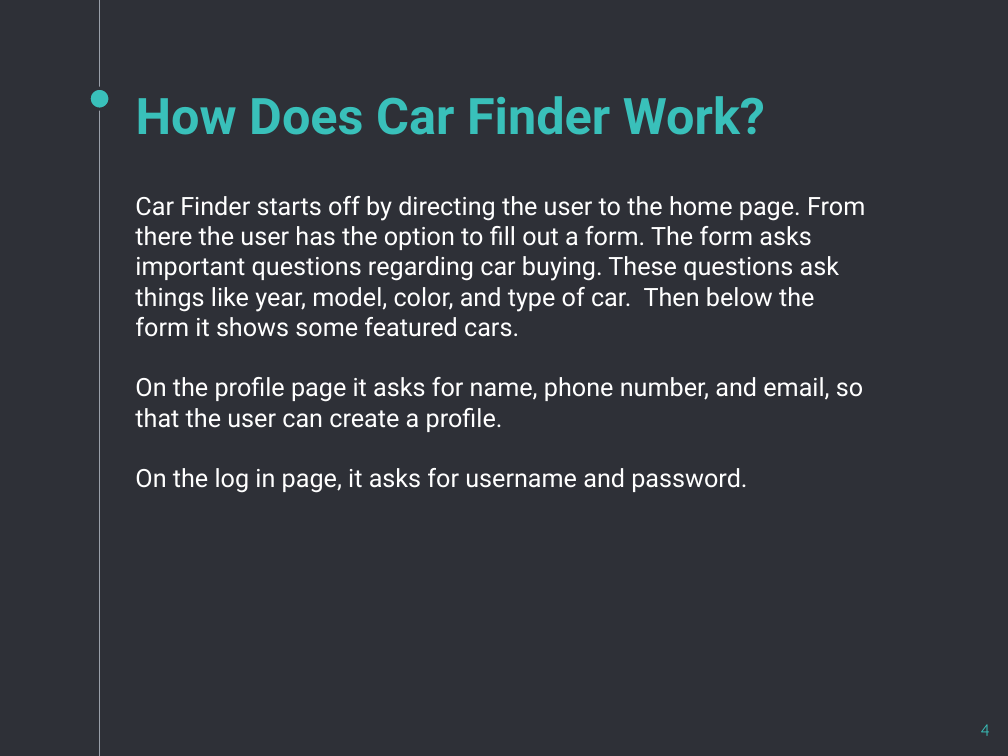
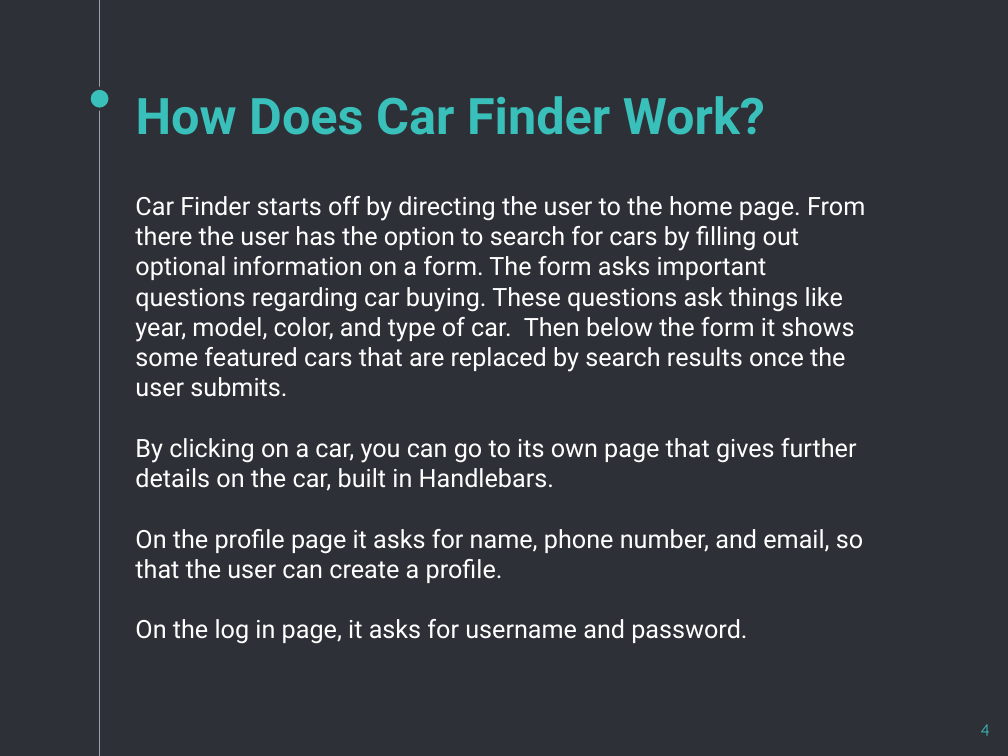
Before and after one commit to xTurbeaux/project2, a slide deck: slide 4 of car finder.pptx. Drawn at 1008x756 pixels with LibreOffice and Linux fonts; fonts in the diff are those of the drawing. Boxes give left, top, right and bottom in pixels: in the first picture for what was removed or moved away, otherwise in the second. Text is boxed around its words. In the diff, an @@ line names an element or a change of style, - is before the commit and + after.

```diff
--- a/car finder.pptx
+++ b/car finder.pptx
@@ text at (135, 196, 865, 491): text changed @@
-Car Finder starts off by directing the user to the home page. From there the user has the option to fill out a form. The form asks important questions regarding car buying. These questions ask things like year, model, color, and type of car. Then below the form it shows some featured cars.
+Car Finder starts off by directing the user to the home page. From there the user has the option to search for cars by filling out optional information on a form. The form asks important questions regarding car buying. These questions ask things like year, model, color, and type of car. Then below the form it shows some featured cars that are replaced by search results once the user submits.
+By clicking on a car, you can go to its own page that gives further details on the car, built in Handlebars.
```
Also in this commit, not shown: 5 other slides changed, 22 other files.
